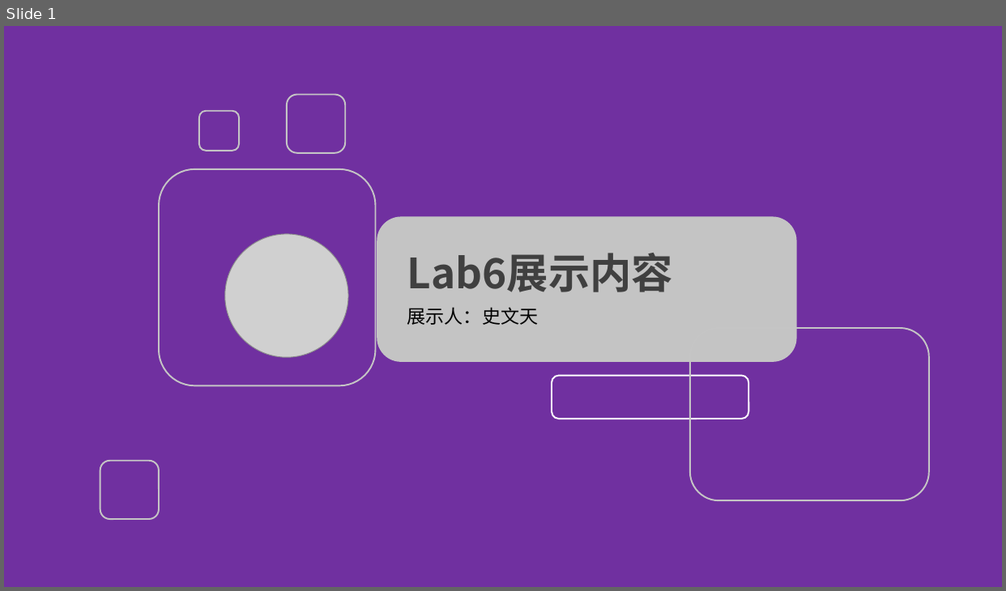
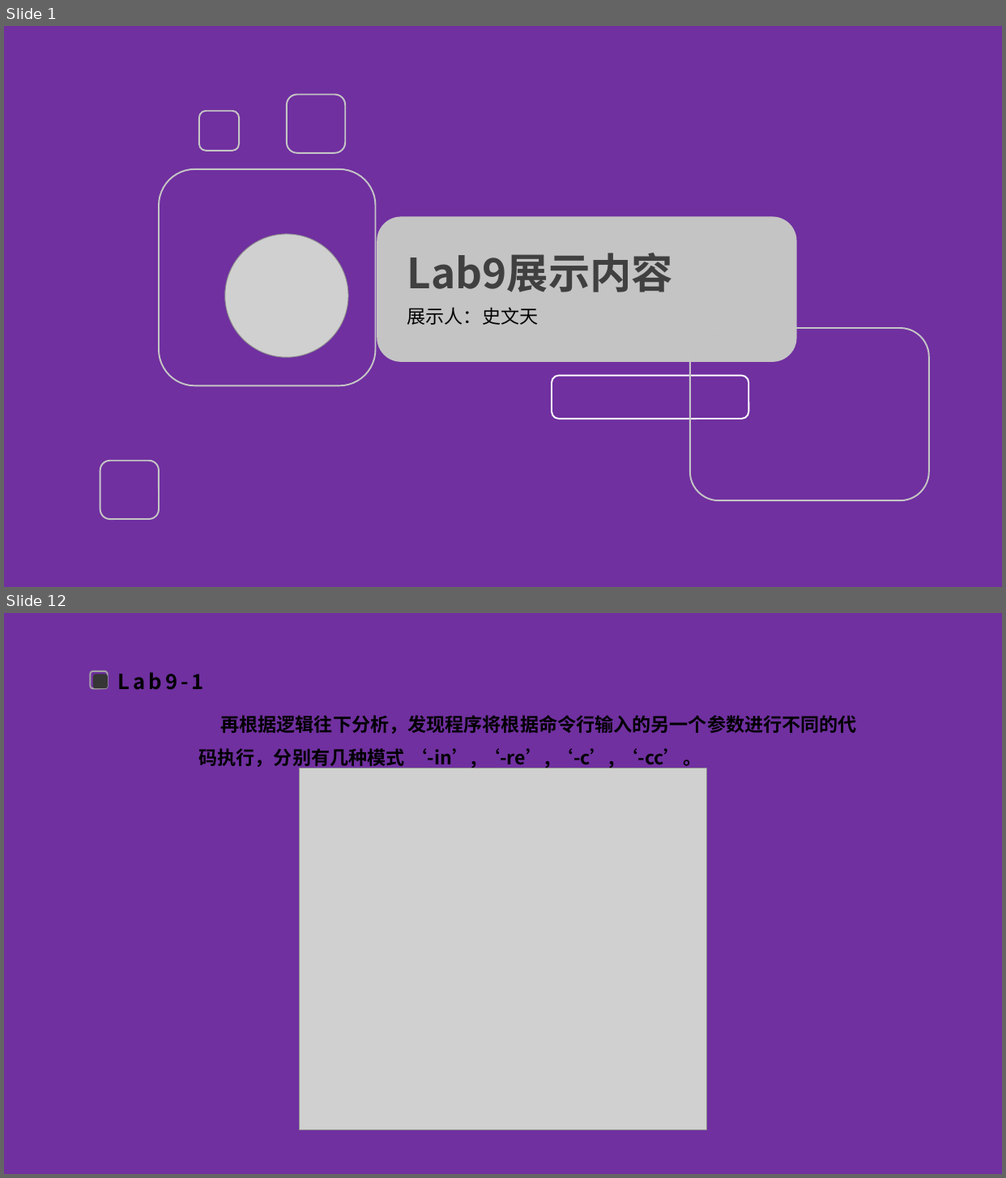
Before and after one commit to FlandreScarlet36/Malicious_code_labs, a slide deck: lab6/Lab6实验分享.pptx. Shown one above the other, each under a label of ours: slide 1 before the commit, slides 1 and 12 after it; the slides between them are not shown. The pictures are 1006x591 and 1006x1178 pixels, drawn with LibreOffice and Linux fonts; fonts in the diff are those of the drawing; grey boxes stand for pictures; background and template pictures are left out. Boxes give left, top, right and bottom in pixels: in the first picture for what was removed or moved away, otherwise in the second. Text is boxed around its words. In the diff, an @@ line names an element or a change of style, - is before the commit and + after.

```diff
--- a/lab6/Lab6实验分享.pptx
+++ b/lab6/Lab6实验分享.pptx
@@ slide 12 added at [4,613,1002,1174], background picture (left out) @@
@@ rounded rectangle added at [90,671,108,688], outline #A3A3A3 1.5 pt @@
@@ rounded rectangle added at [93,675,108,688], fill #363636 @@
@@ text added at [118,672,204,690], 20 pt, text #000000, bold @@
+Lab9-1
@@ text added at [199,715,856,769], 18 pt, text #000000, bold @@
+再根据逻辑往下分析，发现程序将根据命令行输入的另一个参数进行不同的代码执行，分别有几种模式 ‘-in’, ‘-re’, ‘-c’, ‘-cc’。
@@ picture added at [300,768,707,1131] @@
@@ slide 1 changed as well @@
@@ text at [407,253,673,292]: text changed @@
-Lab6展示内容
+Lab9展示内容
```
Also in this commit, not shown: 2 other slides changed, 31 other slides added, 9 slides removed, 2 other files.
